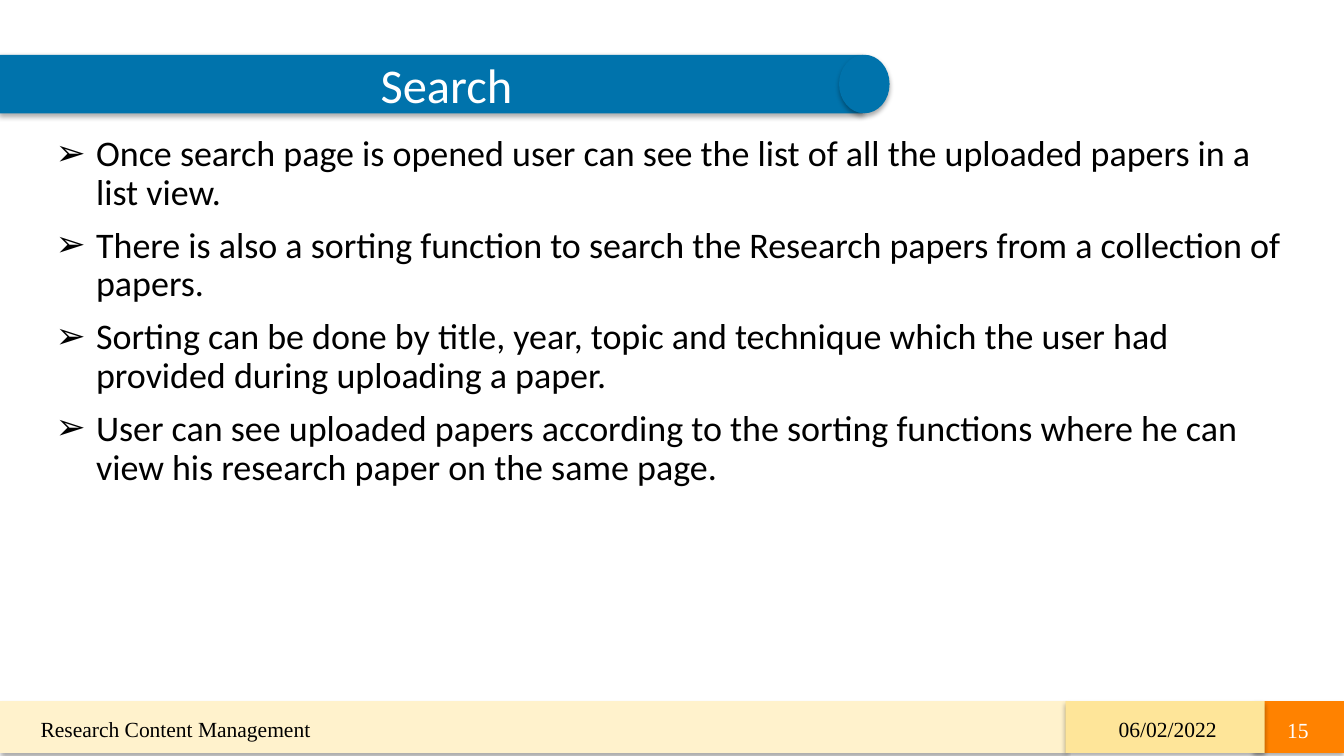
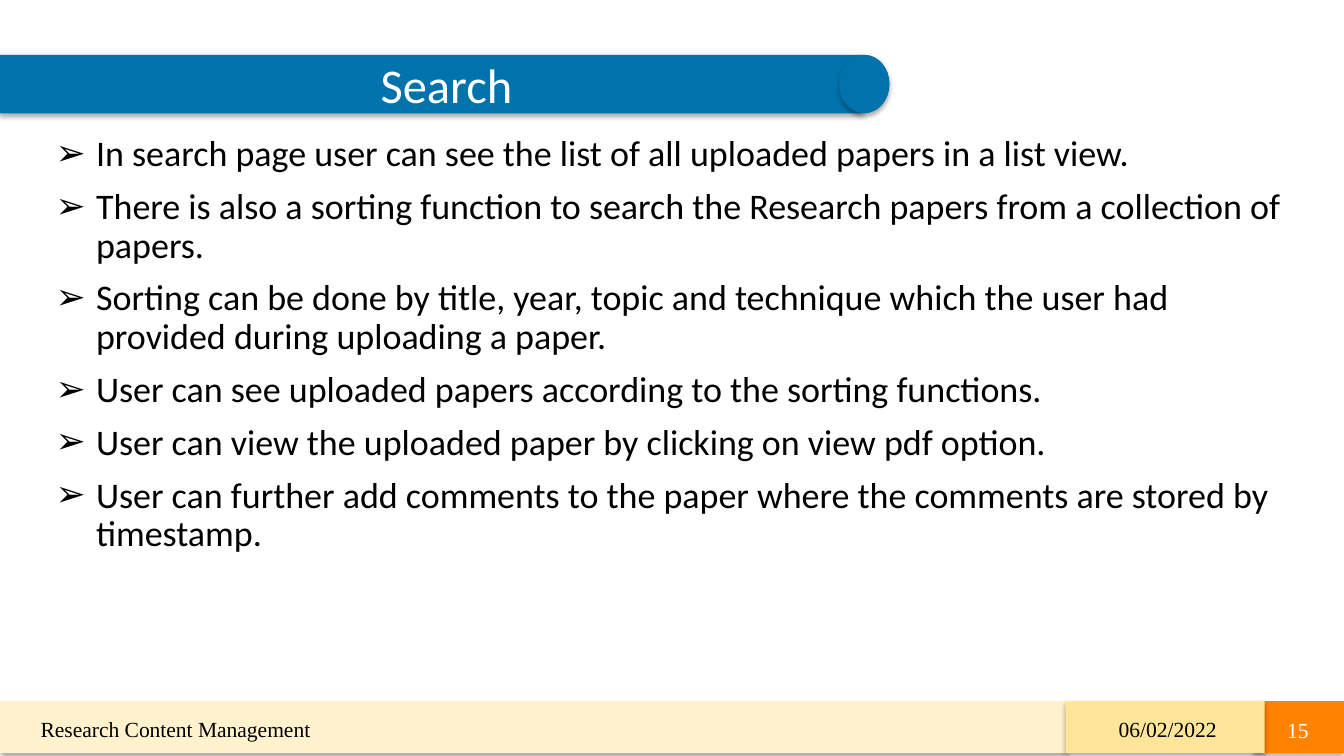
Before and after one commit to 44691-GDP-I-SU22/RCM, a slide deck: slide 15 of GDP-Final-PPT/RCM_Final.pptx. Drawn at 1344x756 pixels with LibreOffice and Linux fonts; fonts in the diff are those of the drawing. Boxes give left, top, right and bottom in pixels: in the first picture for what was removed or moved away, otherwise in the second. Text is boxed around its words. In the diff, an @@ line names an element or a change of style, - is before the commit and + after.

```diff
--- a/GDP-Final-PPT/RCM_Final.pptx
+++ b/GDP-Final-PPT/RCM_Final.pptx
@@ text at [96,141,1129,173]: text changed @@
-➢ Once search page is opened user can see the list of all the uploaded papers in a list view.
+➢ In search page user can see the list of all uploaded papers in a list view.
@@ text at [96,377,1268,552]: text changed @@
-➢ User can see uploaded papers according to the sorting functions where he can view his research paper on the same page.
+➢ User can see uploaded papers according to the sorting functions.
+➢ User can view the uploaded paper by clicking on view pdf option.
+➢ User can further add comments to the paper where the comments are stored by timestamp.
```
Also in this commit, not shown: 7 other slides changed, 1 slide removed.
